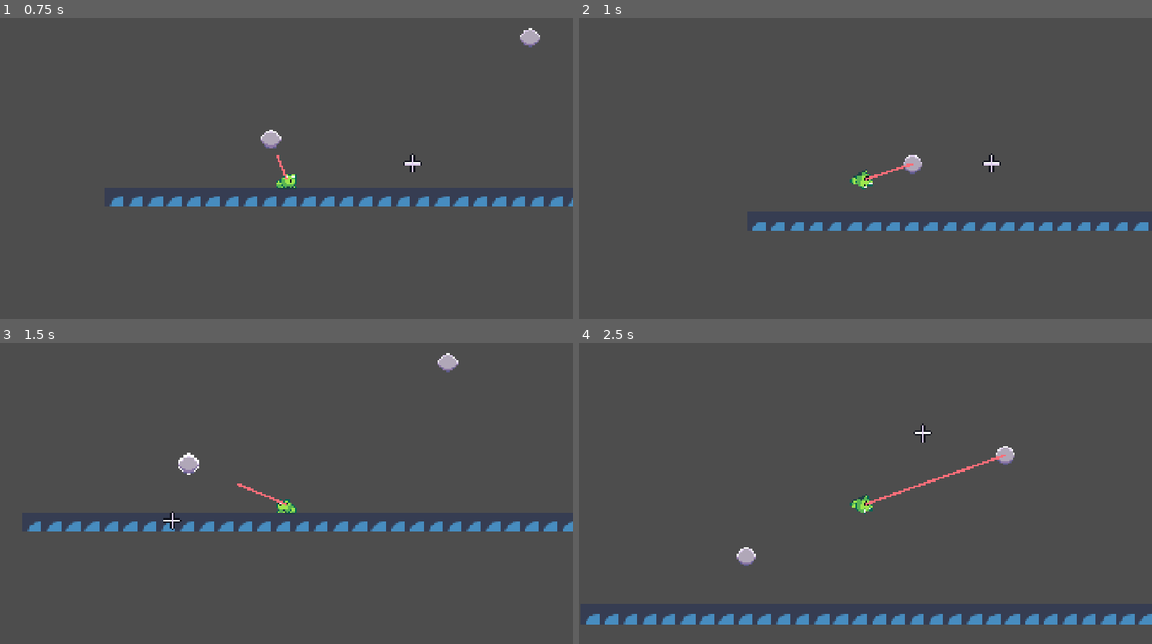
Above: before the commit, frames 1-4 (two rows, left to right).
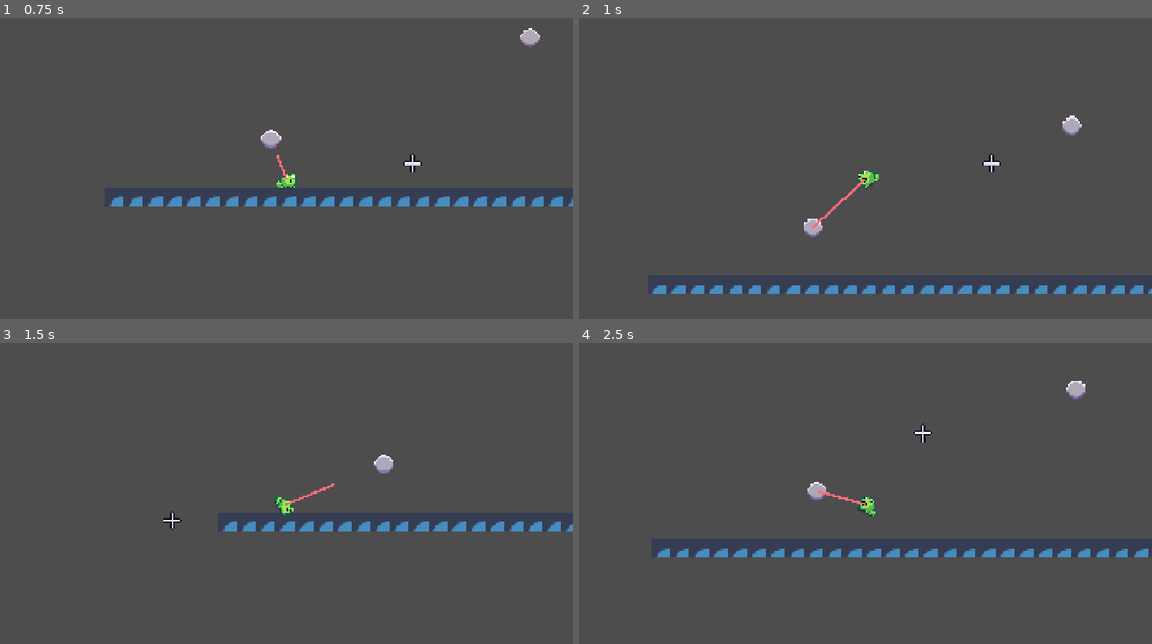
Above: after the commit, the same moments.

Repository: MadAvidCoder/Spin-phibian
Game: Godot game, scene res://scenes/main.tscn
The game is run twice, just before and just after one commit, with the same random seed, the same clock (stepped at 60 frames per second) and the same inputs. The engine's default icon, where the game draws it, is replaced by a stand-in: a white triangle on a blue panel in a dark square.
Inputs (mouse positions are in pixels of both pictures, inside the frame that each line leads up to):
- Up to frame 1 (0.75 s): tap Enter at 0.5 s; move the mouse to (412, 162) at 0.52 s; hold D (right) from 0.53 s (still down); click (412, 162) at 0.6 s
- Up to frame 2 (1 s): keep holding D (right)
- Up to frame 3 (1.5 s): keep holding D (right); move the mouse to (171, 520) at 1.27 s; click (171, 520) at 1.35 s
- Up to frame 4 (2.5 s): move the mouse to (922, 433) at 2.02 s; release D (right) at 2.03 s; hold A (left) from 2.03 s (still down); click (922, 433) at 2.1 s

Frame 1 is identical in both runs. In frame 2, 3.6% of the frame differs, in the area x 12-100%, y 32-92%; in frame 3, 2.5%; in frame 4, 4.6%, in the area x 1-100%, y 12-94%.

Commit message:
Fix orbit direction
For bottom left only

Diff:
--- a/src/scripts/frog.gd
+++ b/src/scripts/frog.gd
@@ -39,11 +39,13 @@
 			tongue.extend(func(): change_state(States.GRAPPLED))
 
 			var dir = (anchor.global_position - global_position).normalized()
-			var forward = Vector2.UP.rotated(global_rotation)
-
-			var turn = sign(forward.cross(dir))
-
-			angular_speed = turn * abs(angular_speed)
+			var ang = dir.angle()
+			var vel = velocity.normalized()
+			if dir.x > 0 and dir.y < 0:
+				if rad_to_deg(vel.angle()) > rad_to_deg(ang) and rad_to_deg(vel.angle()) < rad_to_deg(ang) + 180:
+					angular_speed = -abs(angular_speed)
+				else:
+					angular_speed = abs(angular_speed)
 
 func on_anchor_released():
 	if state == States.GRAPPLED:
